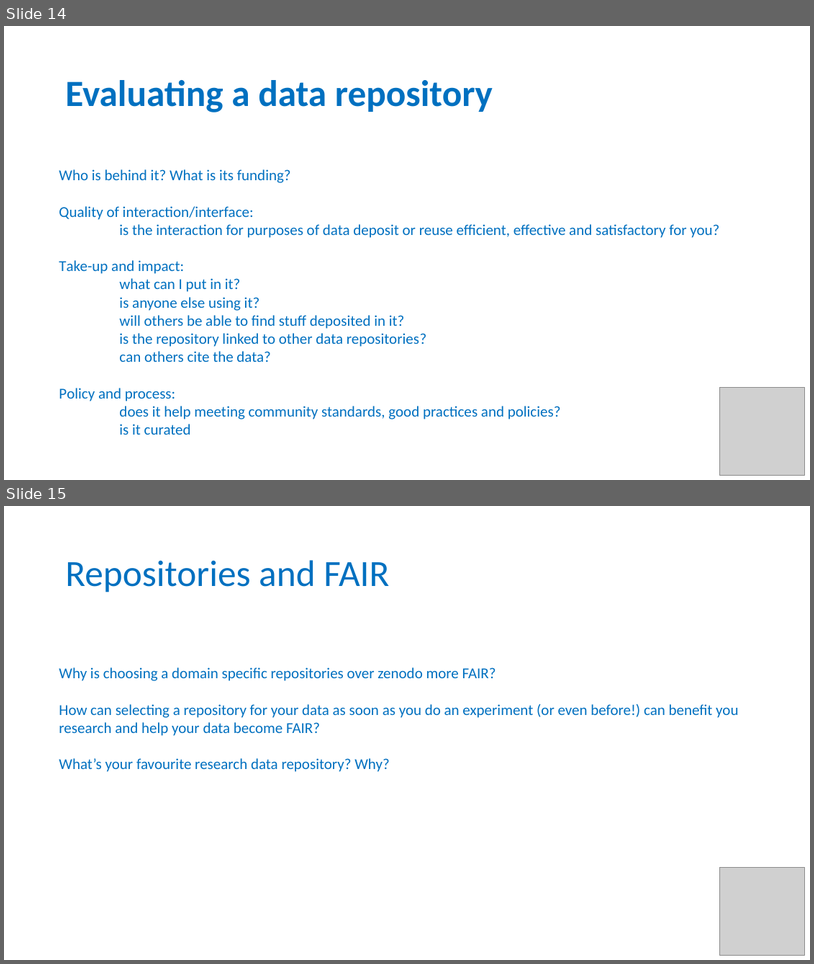
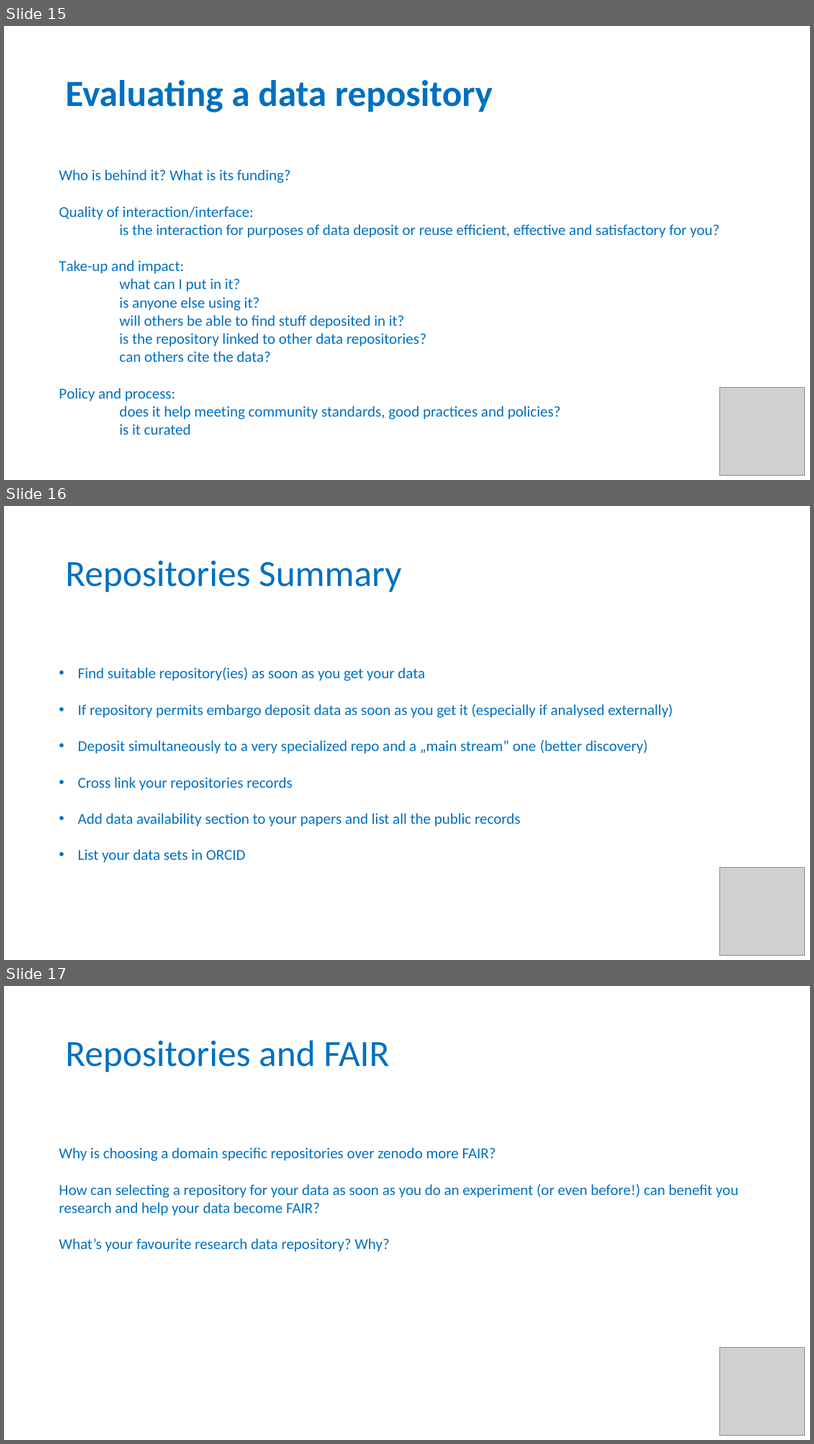
Before and after one commit to tobyhodges/solid-waddle, a slide deck: instructors/Repositories.pptx. Shown one above the other, each under a label of ours: slides 14 and 15 before the commit, slides 15, 16 and 17 after it. The pictures are 814x964 and 814x1444 pixels, drawn with LibreOffice and Linux fonts; fonts in the diff are those of the drawing; grey boxes stand for pictures. Boxes give left, top, right and bottom in pixels: in the first picture for what was removed or moved away, otherwise in the second. Text is boxed around its words. In the diff, an @@ line names an element or a change of style, - is before the commit and + after.

Commit message:
Repositories tweaks after run

```diff
--- a/instructors/Repositories.pptx
+++ b/instructors/Repositories.pptx
@@ slide 16 added at (4, 506, 810, 960), background #FFFFFF @@
@@ title added at (65, 560, 401, 592), 44 pt, text #0070C0 @@
+Repositories Summary
@@ text added at (78, 667, 673, 862), 18 pt, text #0070C0 @@
+• Find suitable repository(ies) as soon as you get your data
+• If repository permits embargo deposit data as soon as you get it (especially if analysed externally)
+• Deposit simultaneously to a very specialized repo and a „main stream” one (better discovery)
+• Cross link your repositories records
+• Add data availability section to your papers and list all the public records
+• List your data sets in ORCID
@@ picture added at (720, 867, 805, 955) @@
@@ what was slide 14 is now slide 15 @@
@@ what was slide 15 is now slide 17 @@
```
Also in this commit, not shown: 3 slides changed, 2 other slides added, 1 slide removed, 3 other files.
